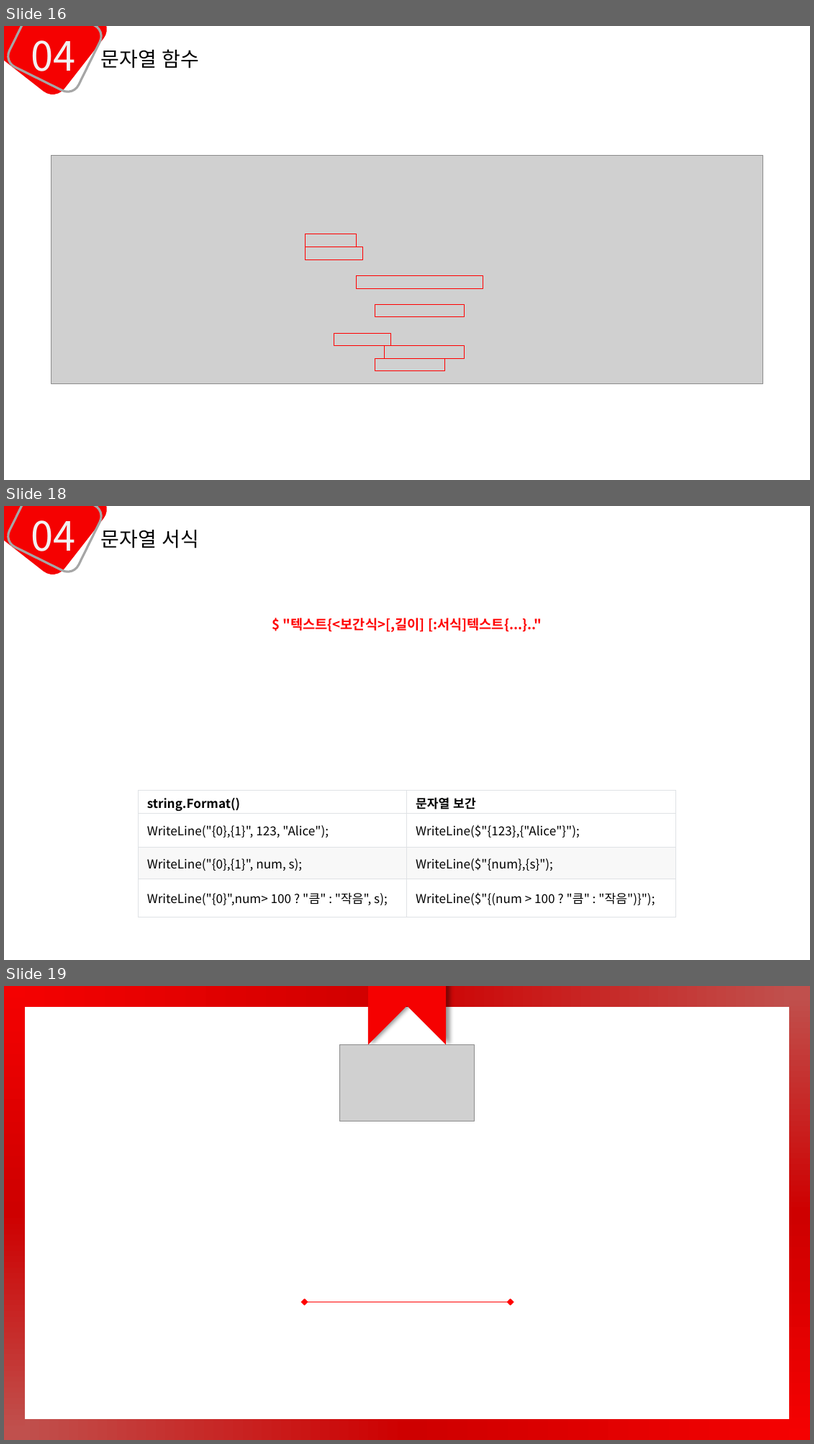
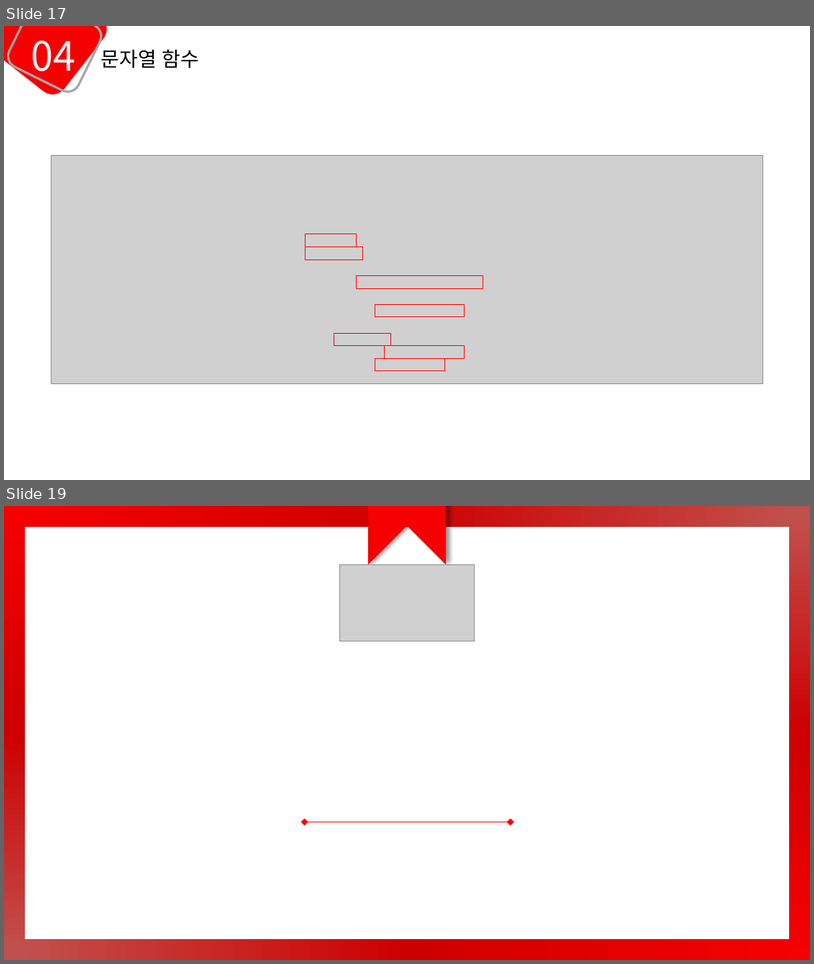
Before and after one commit to mins1119/C-, a slide deck: 1주차.pptx. Shown one above the other, each under a label of ours: slides 16, 18 and 19 before the commit, slides 17 and 19 after it; the slides between them are not shown. The pictures are 814x1444 and 814x964 pixels, drawn with LibreOffice and Linux fonts; fonts in the diff are those of the drawing; grey boxes stand for pictures. Boxes give left, top, right and bottom in pixels: in the first picture for what was removed or moved away, otherwise in the second. Text is boxed around its words. In the diff, an @@ line names an element or a change of style, - is before the commit and + after.

```diff
--- a/1주차.pptx
+++ b/1주차.pptx
@@ slide 18 removed at [4,506,810,960], background #FFFFFF @@
@@ rounded rectangle removed at [4,506,113,580] @@
@@ rounded rectangle removed at [4,506,106,576] @@
@@ text removed at [31,520,76,561] @@
-04
@@ text removed at [101,530,200,548] @@
-문자열 서식
@@ text removed at [283,618,543,632] @@
-$ "텍스트{<보간식>[,길이] [:서식]텍스트{...}.."
@@ table removed at [139,790,676,911], 4 rows, 2 columns @@
-string.Format() | 문자열 보간
-WriteLine("{0},{1}", 123, "Alice"); | WriteLine($"{123},{"Alice"}");
-WriteLine("{0},{1}", num, s); | WriteLine($"{num},{s}");
-WriteLine("{0}",num> 100 ? "큼" : "작음", s); | WriteLine($"{(num > 100 ? "큼" : "작음")}");
@@ what was slide 16 is now slide 17 @@
```
Also in this commit, not shown: 4 slides changed, 1 slide added.
